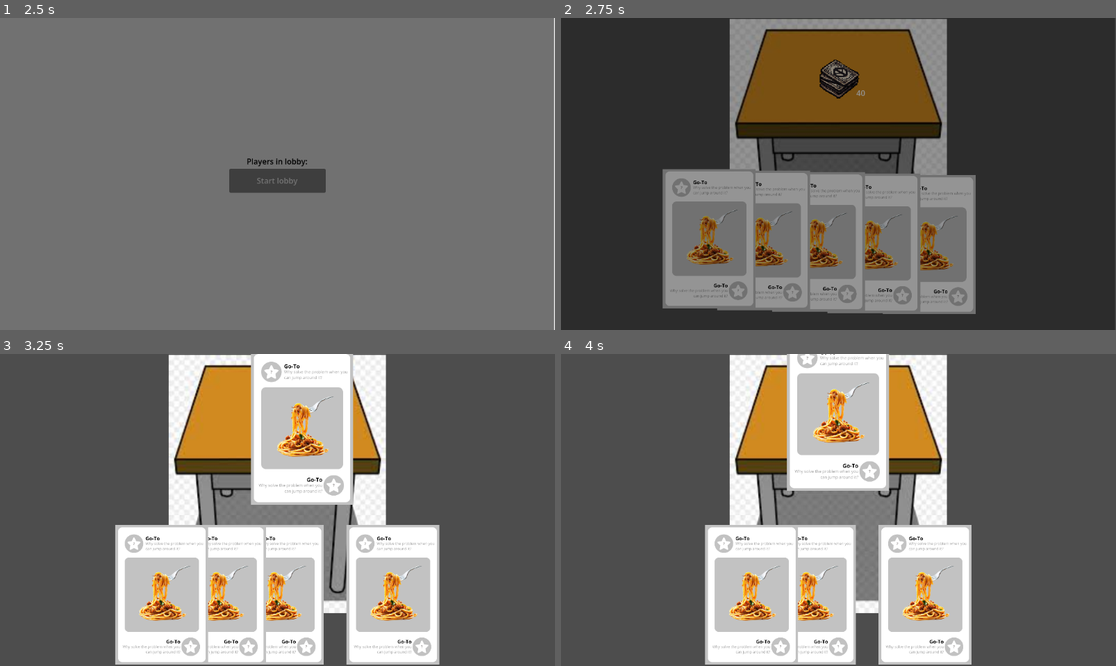
Above: before the commit, frames 1-4 (two rows, left to right).
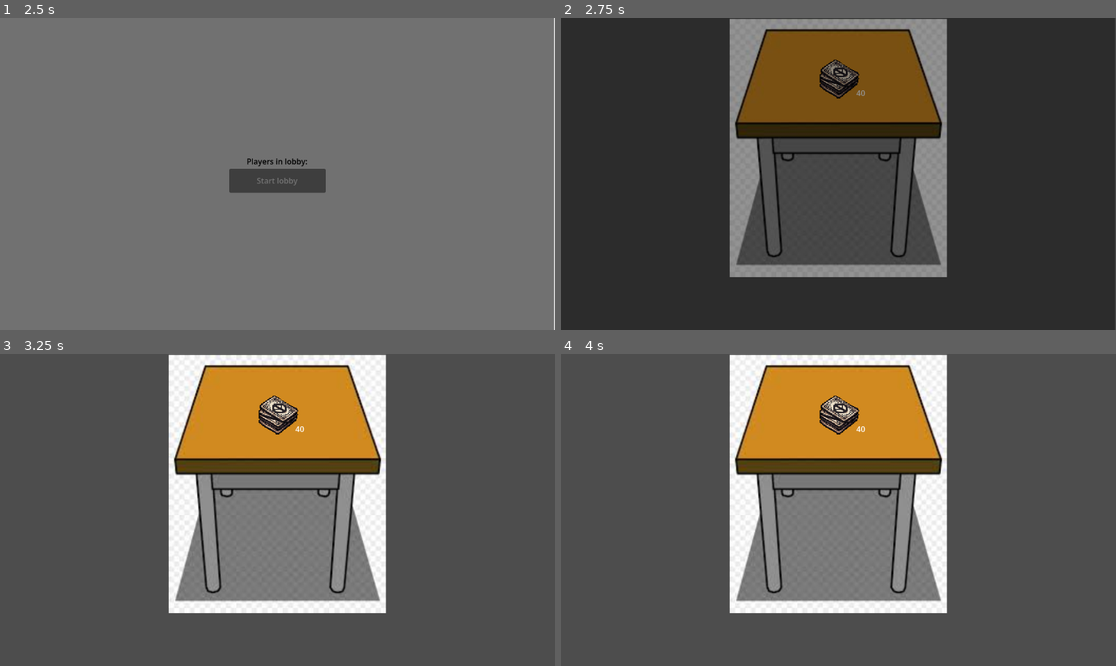
Above: after the commit, the same moments.

Repository: Thijs987/pse_onlycode
Game: Godot game, scene res://Scenes/StartMenu.tscn
Two runs of this game, one before a commit and one after it. Both use one fixed random seed, a clock stepped at 60 frames per second and the inputs below.
Inputs (mouse positions are in pixels of both pictures, inside the frame that each line leads up to):
- Up to frame 1 (2.5 s): click "Play" at 0.5 s; click "Start lobby" at 1.25 s; click "Start lobby" at 2 s
- Up to frame 2 (2.75 s): no input
- Up to frame 3 (3.25 s): drag from (366, 581) to (277, 413) at 2.77 s
- Up to frame 4 (4 s): drag from (927, 594) to (838, 413) at 3.52 s

Frame 1 is identical in both runs. In frame 2, 24% of the frame differs, in the area x 18-75%, y 48-95%; in frame 3, 32%, in the area x 20-80%, y 0-100%; in frame 4, 26%.
Error in both runs: Invalid access to property or key 'lobbyId' on a base object of type 'Nil'. (res://Scripts/GodotToServer/GSHTTP.gd:63)

Commit message:
Turns woooo

Diff:
--- a/Frontend/Scenes/Game.tscn
+++ b/Frontend/Scenes/Game.tscn
@@ -25,6 +25,12 @@
 position = Vector2(575.99994, 270)
 scale = Vector2(2.1893203, 2.1893206)
 texture = ExtResource("1_71axn")
+
+[node name="TurnLabel" type="Label" parent="Background" unique_id=110888612]
+offset_left = 684.0
+offset_top = 184.0
+offset_right = 766.0
+offset_bottom = 207.0
 
 [node name="Pile" type="Node2D" parent="." unique_id=738463849]
 script = ExtResource("2_dahhg")
--- a/Frontend/Scripts/Cards/CardLogic.gd
+++ b/Frontend/Scripts/Cards/CardLogic.gd
@@ -10,10 +10,12 @@
 var is_hovering
 var card_offsetx
 var card_offsety
+var Turns
 
 
 # Called when the node enters the scene tree for the first time.
 func _ready() -> void:
+	hand_reference.Next_Turn.connect(_NewTurn)
 	screen_size = get_viewport_rect().size
 	$"../InputManager".connect("left_mouse_release", on_left_mouse_release)
 
@@ -28,8 +30,7 @@
 ### HIER DE LOGICA VOOR HET SPELEN VAN EEN KAART
 func play_card(card):
 	var discard_area = discard_pile.get_node("DiscardPileArea")
-
-	if discard_area.overlaps_area(card.get_node("Area2D")):
+	if discard_area.overlaps_area(card.get_node("Area2D")) and controller.PId == Turns:
 
 		card.movable = false
 
@@ -123,3 +124,7 @@
 			highest_card_z = new_card_z
 
 	return highest_card
+
+func _NewTurn(player):
+	if player != null:
+		Turns = player
--- a/Frontend/Scripts/Cards/PlayerHand.gd
+++ b/Frontend/Scripts/Cards/PlayerHand.gd
@@ -1,6 +1,7 @@
 extends Node2D
 
 @onready var card_logic = $"../CardLogic"
+@onready var turn_label: Label = $"../Background/TurnLabel"
 
 @export var hand_curve = Curve
 @export var rotation_curve = Curve
@@ -18,9 +19,18 @@
 var player_hand = []
 var center_screen_x
 
+signal Next_Turn(player)
+
 
 # Called when the node enters the scene tree for the first time.
 func _ready() -> void:
+	if controller.Last_Message["action"] == "MATCH_STARTED":
+		var player = controller.Last_Message["data"]["nextPlayer"]
+		if player != null:
+			Next_Turn.emit(player)
+			turn_label.text = str(player)
+
+	controller.message_updated.connect(_on_message)
 	center_screen_x = get_viewport().size.x / 2
 	var card_scene = preload(CARD_SCENE_PATH)
 	for i in range(CARD_COUNT):
@@ -33,6 +43,14 @@
 func _process(_delta: float) -> void:
 	if card_logic and card_logic.dragging_card != null:
 		sort_hand()
+
+func _on_message(msg):
+	if msg != null:
+		if msg["action"] == "NEXT_TURN":
+			var player = msg["data"]["nextPlayer"]
+			if player != null:
+				Next_Turn.emit(player)
+				turn_label.text = str(player)
 
 func add_new_card(card_id):
 	var card_scene = preload(CARD_SCENE_PATH)
